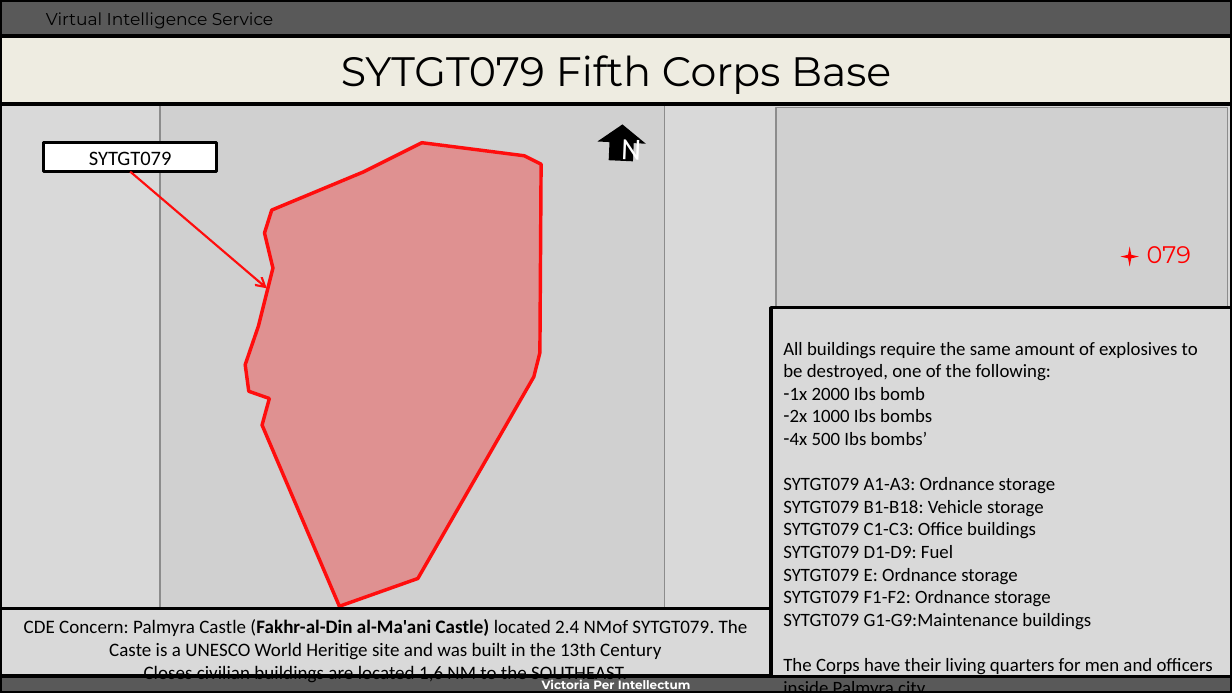
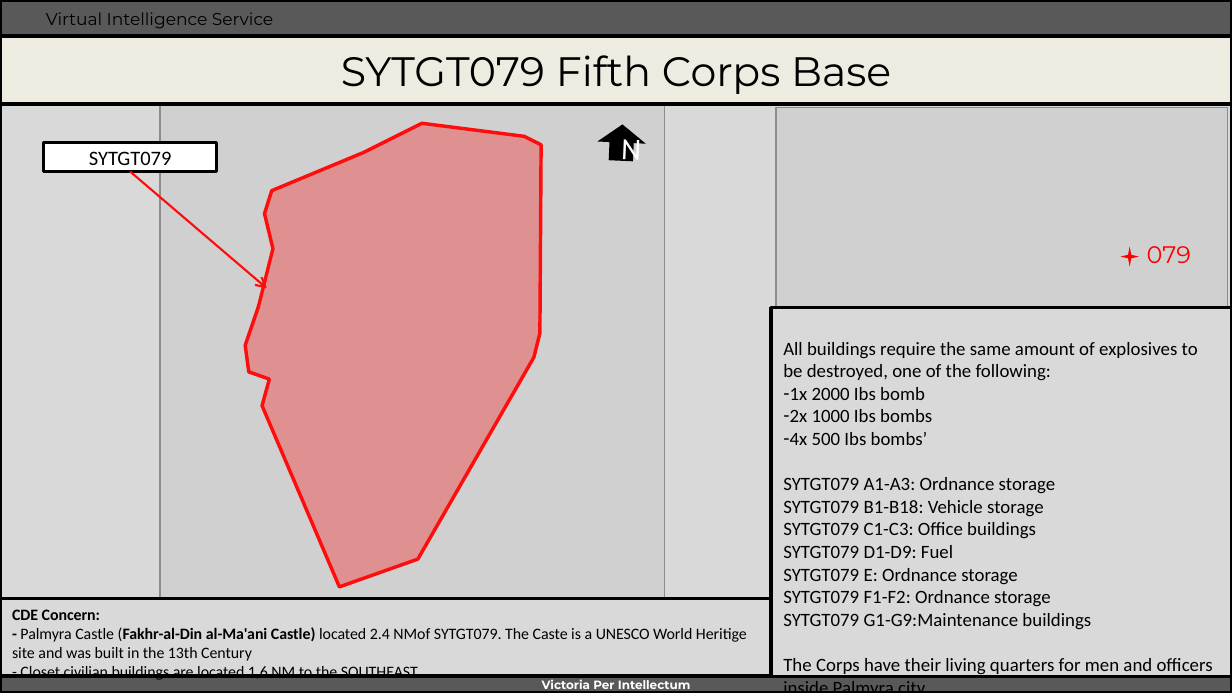
Before and after one commit to 132nd-vWing/OPAR-Brief, a slide deck: slide 1 of INTELLIGENCE/TGT_FOLDERS_PPT/SYTGT079 5th Corps Base.pptx. Drawn at 1232x693 pixels with LibreOffice and Linux fonts; fonts in the diff are those of the drawing; grey boxes stand for pictures; background and template pictures are left out. Boxes give left, top, right and bottom in pixels: in the first picture for what was removed or moved away, otherwise in the second. Text is boxed around its words. In the diff, an @@ line names an element or a change of style, - is before the commit and + after.

```diff
--- a/INTELLIGENCE/TGT_FOLDERS_PPT/SYTGT079 5th Corps Base.pptx
+++ b/INTELLIGENCE/TGT_FOLDERS_PPT/SYTGT079 5th Corps Base.pptx
@@ picture: place and size @@
-picture at (160, 103, 664, 620)
+picture at (160, 85, 664, 601)
@@ freeform shape: place and size @@
-freeform shape at (245, 143, 541, 606)
+freeform shape at (245, 123, 541, 586)
@@ rectangle "CDE Concern:": place and size @@
-rectangle "CDE Concern:" at (0, 609, 771, 676)
+rectangle "CDE Concern:" at (0, 599, 771, 676)
@@ text in rectangle at (12, 609, 747, 680): text changed; size 11.1 to 9.3 pt @@
-CDE Concern: Palmyra Castle (Fakhr-al-Din al-Ma'ani Castle) located 2.4 NMof SYTGT079. The Caste is a UNESCO World Heritige site and was built in the 13th Century
-Closes civilian buildings are located 1,6 NM to the SOUTHEAST.
+CDE Concern:
+- Palmyra Castle (Fakhr-al-Din al-Ma'ani Castle) located 2.4 NMof SYTGT079. The Caste is a UNESCO World Heritige site and was built in the 13th Century
+- Closet civilian buildings are located 1,6 NM to the SOUTHEAST.
```
Also in this commit, not shown: 1 other slide changed, 1 other file.
